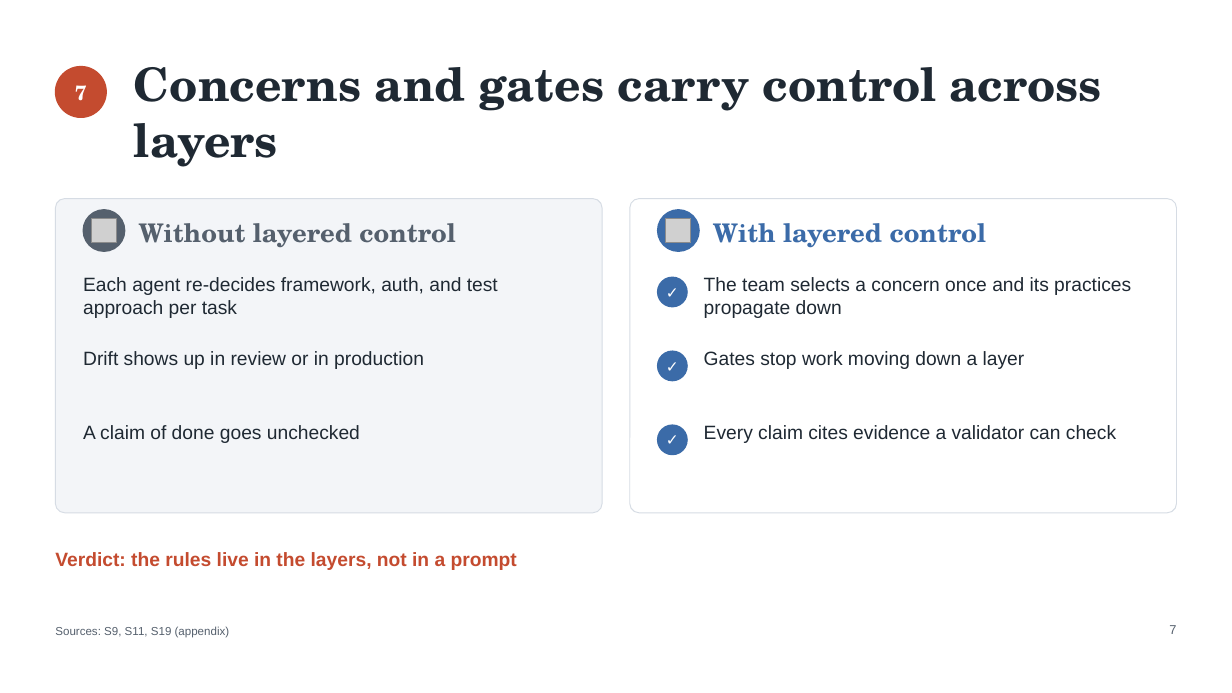
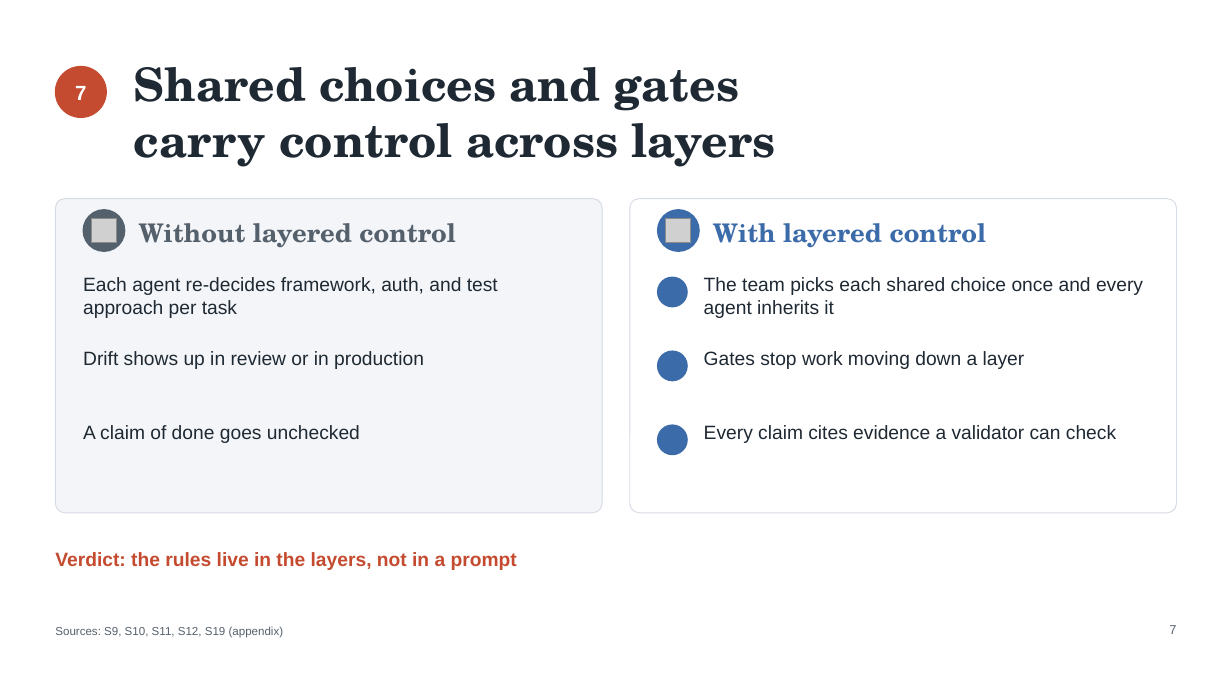
Before and after one commit to DocumentDrivenDX/helix, a slide deck: slide 7 of docs/helix/06-iterate/deliverables/assets/DEL-001-helix-evaluation-deck.pptx. Drawn at 1232x693 pixels with LibreOffice and Linux fonts; fonts in the diff are those of the drawing; grey boxes stand for pictures; background and template pictures are left out. Boxes give left, top, right and bottom in pixels: in the first picture for what was removed or moved away, otherwise in the second. Text is boxed around its words. In the diff, an @@ line names an element or a change of style, - is before the commit and + after.

```diff
--- a/docs/helix/06-iterate/deliverables/assets/DEL-001-helix-evaluation-deck.pptx
+++ b/docs/helix/06-iterate/deliverables/assets/DEL-001-helix-evaluation-deck.pptx
@@ text "7" at (75, 86, 86, 100): font TeX Gyre Schola to Arial @@
@@ text at (134, 67, 776, 167): text changed @@
-Concerns and gates carry control across layers
+Shared choices and gates
+carry control across layers
@@ text removed at (658, 277, 688, 307) @@
-✓
@@ text at (704, 277, 1143, 318): text changed @@
-The team selects a concern once and its practices propagate down
+The team picks each shared choice once and every agent inherits it
@@ text removed at (658, 351, 688, 381) @@
-✓
@@ text removed at (658, 425, 688, 455) @@
-✓
@@ text at (55, 626, 284, 638): text changed @@
-Sources: S9, S11, S19 (appendix)
+Sources: S9, S10, S11, S12, S19 (appendix)
```
Also in this commit, not shown: 13 other slides changed, 5 other files.
